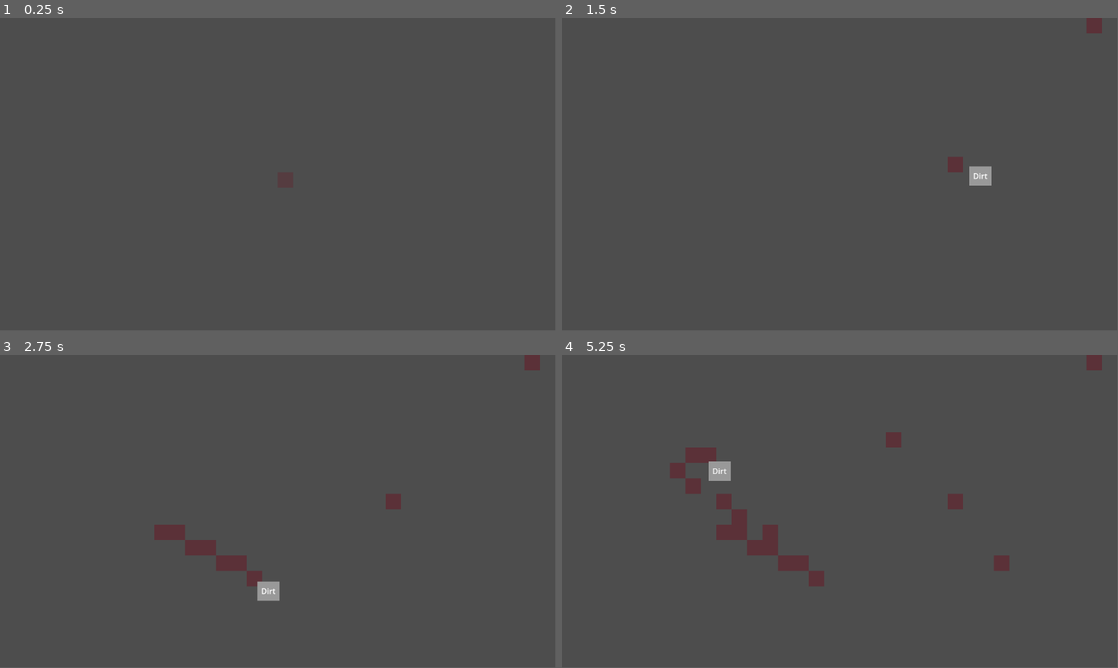
Above: before the commit, frames 1-4 (two rows, left to right).
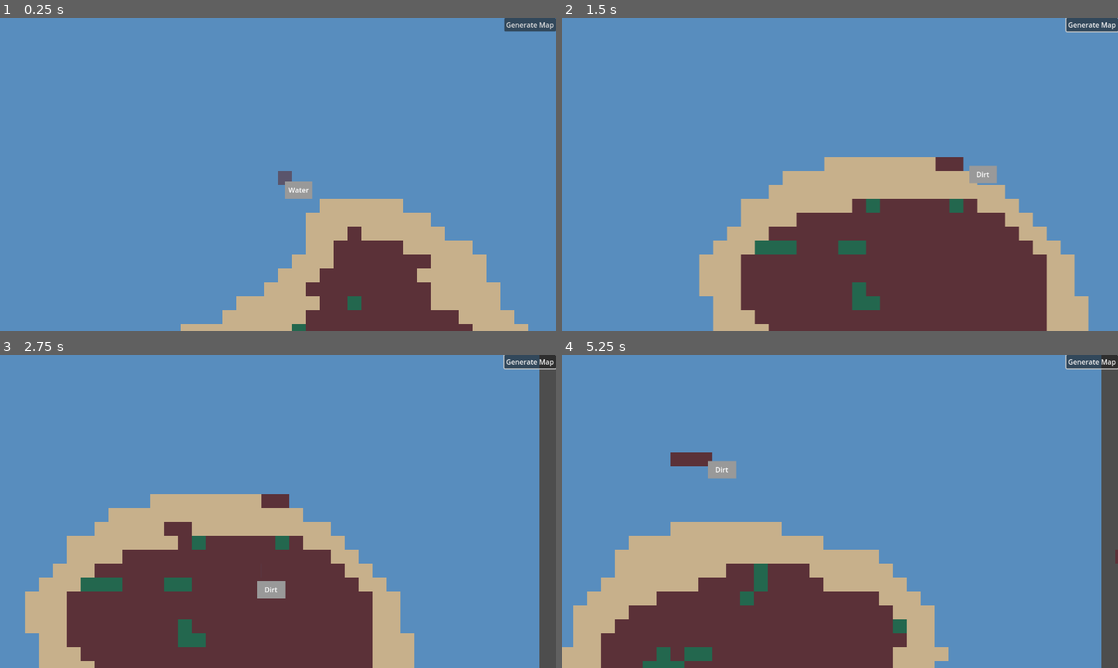
Above: after the commit, the same moments.

Repository: ColdTerror/Core-and-Conveyor
Game: Godot game, scene res://scenes/level.tscn
Same seed, same stepped clock (60 frames per second), same inputs: the game is played once before the commit and once after it.
Inputs (mouse positions are in pixels of both pictures, inside the frame that each line leads up to):
- Up to frame 1 (0.25 s): no input
- Up to frame 2 (1.5 s): click (1090, 24) at 0.5 s, where only the run after the commit has a clickable "Generate Map"; tap Enter at 1.25 s; move the mouse to (962, 158) at 1.27 s; hold Right (ui_right) from 1.28 s (still down); click (962, 158) at 1.42 s
- Up to frame 3 (2.75 s): release Right (ui_right) at 2 s; drag from (166, 527) to (250, 574) at 2.02 s
- Up to frame 4 (5.25 s): tap Space at 2.75 s; move the mouse to (895, 442) at 2.77 s; hold Right (ui_right) 2.78-3.5 s; click (895, 442) at 2.92 s; drag from (812, 574) to (673, 464) at 3.52 s; tap Enter at 4.25 s; move the mouse to (1006, 558) at 4.27 s; hold Left (ui_left) 4.28-5 s; click (1006, 558) at 4.42 s; drag from (673, 464) to (756, 433) at 5.02 s
In our replay, the window is 799x449 before the commit and 800x450 after it. These sizes can differ from the game's own. Grey fills any space a smaller window leaves; there, only what the larger window draws over its background counts as a difference.

The runs differ from the first frame. In frame 1, 100% of the frame differs, in the area x 0-100%, y 0-100%; in frame 2, 99%; in frame 3, 96%; in frame 4, 96%.

Commit message:
Replace grid_manager with Level and camera controller
Removed grid_manager.gd and introduced Level.gd for Rise to Ruins style map generation and interaction. Added camera_controller.gd for Camera2D panning and zooming. Updated level.tscn to use new scripts, added a Camera2D node, and implemented a 'Generate Map' button. Project settings now set viewport size to 1280x720.

Diff:
--- a/project.godot
+++ b/project.godot
@@ -19,6 +19,11 @@
 
 InventoryManager="*res://scripts/inventory_manager.gd"
 
+[display]
+
+window/size/viewport_width=1280
+window/size/viewport_height=720
+
 [rendering]
 
 renderer/rendering_method="gl_compatibility"
--- a/scenes/level.tscn
+++ b/scenes/level.tscn
@@ -1,6 +1,6 @@
-[gd_scene load_steps=12 format=3 uid="uid://dm3jfmd14wxsf"]
+[gd_scene load_steps=13 format=3 uid="uid://dm3jfmd14wxsf"]
 
-[ext_resource type="Script" uid="uid://bqtabusxwrnaf" path="res://scripts/grid_manager.gd" id="1_w7c3h"]
+[ext_resource type="Script" uid="uid://b6kxlovwh8gyn" path="res://scripts/Level.gd" id="1_olg7q"]
 [ext_resource type="Script" uid="uid://dnsharo0i5t5i" path="res://resources/tiles/tile_data_resource.gd" id="2_olg7q"]
 [ext_resource type="Texture2D" uid="uid://cclk7q1vl4eja" path="res://assets/Colors.png" id="2_w7c3h"]
 [ext_resource type="TileSet" uid="uid://b0t0rlqy43s6j" path="res://assets/tilesets/Colors.tres" id="2_w8frs"]
@@ -10,6 +10,7 @@
 [ext_resource type="Resource" uid="uid://cwk72joli5ujg" path="res://resources/tiles/3_Forest.tres" id="6_fpun6"]
 [ext_resource type="Resource" uid="uid://reqe4t0u3m16" path="res://resources/tiles/4_Stone.tres" id="7_wc255"]
 [ext_resource type="Resource" uid="uid://bfnvkjk4j5msp" path="res://resources/tiles/5_Buiding.tres" id="8_arp2o"]
+[ext_resource type="Script" uid="uid://c800uxnceihnq" path="res://scripts/camera_controller.gd" id="9_8iemx"]
 
 [sub_resource type="StyleBoxFlat" id="StyleBoxFlat_w7c3h"]
 content_margin_left = 8.0
@@ -18,14 +19,22 @@
 content_margin_bottom = 4.0
 
 [node name="Level" type="Node2D"]
-script = ExtResource("1_w7c3h")
+script = ExtResource("1_olg7q")
 tile_library = Array[ExtResource("2_olg7q")]([ExtResource("3_t1rx8"), ExtResource("4_8iemx"), ExtResource("5_64w2a"), ExtResource("6_fpun6"), ExtResource("7_wc255"), ExtResource("8_arp2o")])
+
+[node name="Camera2D" type="Camera2D" parent="."]
+position = Vector2(640, 360)
+script = ExtResource("9_8iemx")
+edge_pan_margin = 5
+zoom_speed = 0.25
+min_zoom = 0.1
+max_zoom = 5.0
+pan_smoothing = 0.0
 
 [node name="TerrainLayer" type="TileMapLayer" parent="."]
 tile_set = ExtResource("2_w8frs")
 
 [node name="ObjectLayer" type="TileMapLayer" parent="."]
-visible = false
 tile_set = ExtResource("2_w8frs")
 
 [node name="SelectionHighlight" type="Sprite2D" parent="."]
@@ -48,3 +57,14 @@
 [node name="Label" type="Label" parent="CanvasLayer/Tooltip"]
 layout_mode = 2
 size_flags_horizontal = 4
+
+[node name="Button" type="Button" parent="CanvasLayer"]
+anchors_preset = 1
+anchor_left = 1.0
+anchor_right = 1.0
+offset_left = -119.0
+offset_bottom = 31.0
+grow_horizontal = 0
+text = "Generate Map"
+
+[connection signal="pressed" from="CanvasLayer/Button" to="." method="generate_simple_map"]
--- /dev/null
+++ b/scripts/Level.gd
@@ -0,0 +1,206 @@
+# Level.gd - Rise to Ruins Style Generation
+extends Node2D
+
+@onready var terrain_layer: TileMapLayer = $TerrainLayer
+@onready var object_layer: TileMapLayer = $ObjectLayer
+@onready var highlight: Sprite2D = $SelectionHighlight
+@onready var tooltip := $"CanvasLayer/Tooltip"
+@onready var tooltip_label := $"CanvasLayer/Tooltip/Label"
+
+@export var tile_size_px = Vector2(32, 32)
+@export var tile_library: Array[TileDataResource] = []
+
+const ATLAS_COLUMNS := 3
+const TILE_COUNT := 6
+const MAP_WIDTH := 50
+const MAP_HEIGHT := 50
+
+# Terrain indices based on your library
+const TERRAIN_GRASS := 0
+const TERRAIN_WATER := 1
+const TERRAIN_SAND := 2
+const RES_TREE := 3
+const RES_STONE := 4
+
+var current_tile_index := 0
+var active_grid_objects := {}
+
+func _ready():
+	generate_simple_map()
+
+func _process(_delta):
+	var mouse_pos = get_global_mouse_position()
+	var grid_pos = terrain_layer.local_to_map(mouse_pos)
+
+	update_tooltip(grid_pos)
+
+	if Input.is_mouse_button_pressed(MOUSE_BUTTON_LEFT):
+		if current_tile_index < tile_library.size():
+			place_tile(grid_pos, tile_library[current_tile_index])
+
+	if Input.is_mouse_button_pressed(MOUSE_BUTTON_RIGHT):
+		mine_tile(grid_pos)
+
+	update_highlight(grid_pos)
+
+# ============================================================================
+# MAP GENERATION - RISE TO RUINS STYLE
+# ============================================================================
+
+func generate_simple_map():
+	terrain_layer.clear()
+	object_layer.clear()
+	active_grid_objects.clear()
+
+	# 1. Setup Noises
+	var land_noise = FastNoiseLite.new()
+	land_noise.seed = randi()
+	land_noise.frequency = 0.035 # Lower = Larger landmasses
+	land_noise.noise_type = FastNoiseLite.TYPE_PERLIN
+
+	var forest_noise = FastNoiseLite.new()
+	forest_noise.seed = randi()
+	forest_noise.frequency = 0.12 # Tight clusters for thick forests
+
+	var terrain_map := {}
+
+	# 2. Step One: Create the Island and Plateaus
+	for x in range(MAP_WIDTH):
+		for y in range(MAP_HEIGHT):
+			var grid_pos = Vector2i(x, y)
+
+			# Circular Falloff (Ensures map is an island)
+			var nx = 2.0 * x / MAP_WIDTH - 1.0
+			var ny = 2.0 * y / MAP_HEIGHT - 1.0
+			var dist = sqrt(nx*nx + ny*ny)
+			var falloff = clamp(1.1 - dist * 1.3, 0.0, 1.0)
+
+			# Get noise and combine with falloff
+			var noise_val = (land_noise.get_noise_2d(x, y) + 1.0) / 2.0
+			var elevation = noise_val * falloff
+
+			# Define "Steps" (Plateaus)
+			var type = TERRAIN_WATER
+			if elevation < 0.18:
+				type = TERRAIN_WATER
+			elif elevation < 0.25:
+				type = TERRAIN_SAND
+			elif elevation < 0.7:
+				type = TERRAIN_GRASS # Large building area
+			else:
+				type = RES_STONE # High mountain ground
+
+			terrain_map[grid_pos] = type
+
+	# 3. Apply Terrain to Tilemap
+	for pos in terrain_map:
+		var type = terrain_map[pos]
+		# Note: We use RES_STONE for the mountain ground as well
+		var atlas_coords = Vector2i(type % ATLAS_COLUMNS, type / ATLAS_COLUMNS)
+		terrain_layer.set_cell(pos, 0, atlas_coords)
+
+	# 4. Step Two: Clumped Resources
+	for x in range(MAP_WIDTH):
+		for y in range(MAP_HEIGHT):
+			var pos = Vector2i(x, y)
+			var t_type = terrain_map[pos]
+
+			# Get density noise for objects
+			var d_val = (forest_noise.get_noise_2d(x, y) + 1.0) / 2.0
+
+			# Thick Forests on Grass
+			if t_type == TERRAIN_GRASS:
+				if d_val > 0.68: # Higher number = thicker, smaller groves
+					place_resource_at(pos, RES_TREE)
+
+			# Concentrated Rock Veins on Mountains
+			if t_type == RES_STONE:
+				if d_val > 0.55:
+					place_resource_at(pos, RES_STONE)
+
+	clear_starting_zone()
+	print("Rise to Ruins map generated!")
+
+# ============================================================================
+# HELPER FUNCTIONS
+# ============================================================================
+
+func place_resource_at(grid_pos: Vector2i, resource_index: int):
+	if resource_index >= tile_library.size(): return
+	var data = tile_library[resource_index]
+	var atlas_coords = Vector2i(resource_index % ATLAS_COLUMNS, resource_index / ATLAS_COLUMNS)
+
+	object_layer.set_cell(grid_pos, 0, atlas_coords)
+	active_grid_objects[grid_pos] = {
+		"health": data.total_resources,
+		"data": data
+	}
+
+func clear_starting_zone():
+	var center = Vector2i(MAP_WIDTH / 2, MAP_HEIGHT / 2)
+	var radius = 5
+
+	for x in range(center.x - radius, center.x + radius):
+		for y in range(center.y - radius, center.y + radius):
+			var pos = Vector2i(x, y)
+			if center.distance_to(pos) < radius:
+				# Ensure ground is grass
+				terrain_layer.set_cell(pos, 0, Vector2i(0,0))
+				# Remove trees/rocks
+				object_layer.set_cell(pos, -1)
+				active_grid_objects.erase(pos)
+
+# --- Keep your existing UI/Interaction logic below ---
+
+func update_tooltip(grid_pos: Vector2i):
+	tooltip.visible = false
+	var obj_atlas = object_layer.get_cell_atlas_coords(grid_pos)
+	var terr_atlas = terrain_layer.get_cell_atlas_coords(grid_pos)
+
+	var index = -1
+	if obj_atlas != Vector2i(-1, -1):
+		index = obj_atlas.y * ATLAS_COLUMNS + obj_atlas.x
+	elif terr_atlas != Vector2i(-1, -1):
+		index = terr_atlas.y * ATLAS_COLUMNS + terr_atlas.x
+
+	if index != -1 and index < tile_library.size():
+		tooltip_label.text = tile_library[index].display_name
+		tooltip.visible = true
+		tooltip.global_position = get_viewport().get_mouse_position() + Vector2(16, 16)
+
+func place_tile(grid_pos: Vector2i, data: TileDataResource):
+	var atlas_coords = Vector2i(current_tile_index % ATLAS_COLUMNS, current_tile_index / ATLAS_COLUMNS)
+	if not data.is_object:
+		terrain_layer.set_cell(grid_pos, 0, atlas_coords)
+	else:
+		if can_place_object(grid_pos):
+			object_layer.set_cell(grid_pos, 0, atlas_coords)
+			active_grid_objects[grid_pos] = {"health": data.total_resources, "data": data}
+
+func can_place_object(grid_pos: Vector2i) -> bool:
+	var terrain_atlas = terrain_layer.get_cell_atlas_coords(grid_pos)
+	var terrain_index = terrain_atlas.y * ATLAS_COLUMNS + terrain_atlas.x
+	return terrain_index != TERRAIN_WATER and object_layer.get_cell_source_id(grid_pos) == -1
+
+func mine_tile(grid_pos: Vector2i):
+	if active_grid_objects.has(grid_pos):
+		var tile_info = active_grid_objects[grid_pos]
+		var data = tile_info["data"]
+		tile_info["health"] -= data.amount_per_mine
+		if tile_info["health"] <= 0:
+			if "InventoryManager" in self: # Safe check
+				InventoryManager.add_resources(data.display_name, data.total_resources)
+			object_layer.set_cell(grid_pos, -1)
+			active_grid_objects.erase(grid_pos)
+
+func update_highlight(grid_pos: Vector2i):
+	highlight.global_position = terrain_layer.map_to_local(grid_pos)
+	var atlas_pos = Vector2i(current_tile_index % ATLAS_COLUMNS, current_tile_index / ATLAS_COLUMNS)
+	highlight.region_rect = Rect2(Vector2(atlas_pos) * tile_size_px, tile_size_px)
+
+func _input(event):
+	if event is InputEventMouseButton and event.pressed:
+		if event.button_index == MOUSE_BUTTON_WHEEL_UP:
+			current_tile_index = (current_tile_index + 1) % TILE_COUNT
+		elif event.button_index == MOUSE_BUTTON_WHEEL_DOWN:
+			current_tile_index = (current_tile_index - 1 + TILE_COUNT) % TILE_COUNT
--- /dev/null
+++ b/scripts/camera_controller.gd
@@ -0,0 +1,91 @@
+# camera_controller.gd
+# Attach this to a Camera2D node in your scene
+
+extends Camera2D
+
+# Pan settings
+@export var pan_speed := 500.0
+@export var edge_pan_margin := 20  # pixels from screen edge
+@export var edge_pan_speed := 300.0
+
+# Zoom settings
+@export var zoom_speed := 0.1
+@export var min_zoom := 0.5
+@export var max_zoom := 3.0
+
+# Smooth movement
+@export var pan_smoothing := 10.0
+
+var target_zoom := 1.0
+
+
+func _ready():
+	# Set initial zoom
+	zoom = Vector2(target_zoom, target_zoom)
+
+func _process(delta):
+	handle_keyboard_pan(delta)
+	handle_edge_pan(delta)
+
+	zoom = Vector2(target_zoom, target_zoom)
+
+	# Smooth zoom
+	#zoom = zoom.lerp(Vector2(target_zoom, target_zoom), zoom_speed * 10 * delta)
+
+func handle_keyboard_pan(delta):
+	var move_direction := Vector2.ZERO
+
+	# WASD or Arrow keys
+	if Input.is_action_pressed("ui_right") or Input.is_key_pressed(KEY_D):
+		move_direction.x += 1
+	if Input.is_action_pressed("ui_left") or Input.is_key_pressed(KEY_A):
+		move_direction.x -= 1
+	if Input.is_action_pressed("ui_down") or Input.is_key_pressed(KEY_S):
+		move_direction.y += 1
+	if Input.is_action_pressed("ui_up") or Input.is_key_pressed(KEY_W):
+		move_direction.y -= 1
+
+	if move_direction.length() > 0:
+		move_direction = move_direction.normalized()
+		# Move slower when zoomed in, faster when zoomed out
+		position += move_direction * pan_speed * delta / target_zoom
+
+func handle_edge_pan(delta):
+	var mouse_pos = get_viewport().get_mouse_position()
+	var viewport_size = get_viewport_rect().size
+	var move_direction := Vector2.ZERO
+
+	# Check screen edges
+	if mouse_pos.x < edge_pan_margin:
+		move_direction.x -= 1
+	elif mouse_pos.x > viewport_size.x - edge_pan_margin:
+		move_direction.x += 1
+
+	if mouse_pos.y < edge_pan_margin:
+		move_direction.y -= 1
+	elif mouse_pos.y > viewport_size.y - edge_pan_margin:
+		move_direction.y += 1
+
+	if move_direction.length() > 0:
+		position += move_direction * edge_pan_speed * delta / target_zoom
+
+
+
+func _input(event):
+	# Zoom with mouse wheel
+	if event is InputEventMouseButton:
+		if event.button_index == MOUSE_BUTTON_WHEEL_UP and event.pressed:
+			zoom_at_point(event.position, 1 + zoom_speed)
+		elif event.button_index == MOUSE_BUTTON_WHEEL_DOWN and event.pressed:
+			zoom_at_point(event.position, 1 - zoom_speed)
+
+func zoom_at_point(point: Vector2, zoom_change: float):
+	# Calculate world position before zoom
+	var world_pos_before = get_global_mouse_position()
+
+	# Apply zoom
+	target_zoom = clamp(target_zoom * zoom_change, min_zoom, max_zoom)
+
+	# Adjust position to keep mouse point stable
+	var world_pos_after = get_global_mouse_position()
+	position += world_pos_before - world_pos_after
--- a/scripts/grid_manager.gd
+++ /dev/null
@@ -1,99 +0,0 @@
-extends Node2D
-
-@onready var terrain_layer: TileMapLayer = $TerrainLayer
-@onready var object_layer: TileMapLayer = $ObjectLayer
-@onready var highlight: Sprite2D = $SelectionHighlight
-@onready var tooltip := $"CanvasLayer/Tooltip"
-@onready var tooltip_label := $"CanvasLayer/Tooltip/Label"
-
-@export var tile_size_px = Vector2(32, 32)
-# Drag and drop your 6 .tres files here in the Inspector in order!
-@export var tile_library: Array[TileDataResource] = []
-
-const ATLAS_COLUMNS := 3
-const TILE_COUNT := 6
-
-var current_tile_index := 0
-var active_grid_objects := {} # { Vector2i: {"health": int, "data": Resource} }
-
-func _process(_delta):
-	var mouse_pos = get_global_mouse_position()
-	var grid_pos = terrain_layer.local_to_map(mouse_pos)
-	var current_data = tile_library[current_tile_index]
-
-	# --- Tooltip Logic ---
-	update_tooltip(grid_pos)
-
-	# --- Placement Logic ---
-	if Input.is_mouse_button_pressed(MOUSE_BUTTON_LEFT):
-		place_tile(grid_pos, current_data)
-
-	# --- Mining Logic ---
-	if Input.is_mouse_button_pressed(MOUSE_BUTTON_RIGHT):
-		mine_tile(grid_pos)
-
-	# --- Highlight Visuals ---
-	update_highlight(grid_pos)
-
-func update_tooltip(grid_pos: Vector2i):
-	tooltip.visible = false
-	var obj_atlas = object_layer.get_cell_atlas_coords(grid_pos)
-	var terr_atlas = terrain_layer.get_cell_atlas_coords(grid_pos)
-
-	var index = -1
-	if obj_atlas != Vector2i(-1, -1):
-		index = obj_atlas.y * ATLAS_COLUMNS + obj_atlas.x
-	elif terr_atlas != Vector2i(-1, -1):
-		index = terr_atlas.y * ATLAS_COLUMNS + terr_atlas.x
-
-	if index != -1 and index < tile_library.size():
-		tooltip_label.text = tile_library[index].display_name
-		tooltip.visible = true
-		tooltip.global_position = get_viewport().get_mouse_position() + Vector2(16, 16)
-
-func place_tile(grid_pos: Vector2i, data: TileDataResource):
-	@warning_ignore("integer_division")
-	var atlas_coords = Vector2i(current_tile_index % ATLAS_COLUMNS, current_tile_index / ATLAS_COLUMNS)
-
-	if not data.is_object:
-		terrain_layer.set_cell(grid_pos, 0, atlas_coords)
-	else:
-		if can_place_object(grid_pos):
-			object_layer.set_cell(grid_pos, 0, atlas_coords)
-			# Automatically registers any "Object" tile into the simulation
-			active_grid_objects[grid_pos] = {
-				"health": data.total_resources,
-				"data": data
-			}
-
-func can_place_object(grid_pos: Vector2i) -> bool:
-	var terrain_atlas = terrain_layer.get_cell_atlas_coords(grid_pos)
-	var terrain_index = terrain_atlas.y * ATLAS_COLUMNS + terrain_atlas.x
-	# Check if terrain is Water (Index 1) or if space is occupied
-	return terrain_index != 1 and object_layer.get_cell_source_id(grid_pos) == -1
-
-func mine_tile(grid_pos: Vector2i):
-	if active_grid_objects.has(grid_pos):
-		var tile_info = active_grid_objects[grid_pos]
-		var data = tile_info["data"]
-
-		tile_info["health"] -= data.amount_per_mine
-		print("Mining ", data.display_name, "... Health: ", tile_info["health"])
-
-		if tile_info["health"] <= 0:
-			InventoryManager.add_resources(data.display_name, data.total_resources)
-			object_layer.set_cell(grid_pos, -1)
-			active_grid_objects.erase(grid_pos)
-
-func update_highlight(grid_pos: Vector2i):
-	highlight.global_position = terrain_layer.map_to_local(grid_pos)
-	@warning_ignore("integer_division")
-	var atlas_pos = Vector2i(current_tile_index % ATLAS_COLUMNS, current_tile_index / ATLAS_COLUMNS)
-	highlight.region_rect = Rect2(Vector2(atlas_pos) * tile_size_px, tile_size_px)
-
-func _input(event):
-	if event is InputEventMouseButton and event.pressed:
-		if event.button_index == MOUSE_BUTTON_WHEEL_UP:
-			current_tile_index = (current_tile_index + 1) % TILE_COUNT
-		elif event.button_index == MOUSE_BUTTON_WHEEL_DOWN:
-			current_tile_index = (current_tile_index - 1 + TILE_COUNT) % TILE_COUNT
Not shown, added: scripts/Level.gd.uid
Not shown, added: scripts/camera_controller.gd.uid
Not shown, removed: scripts/grid_manager.gd.uid
